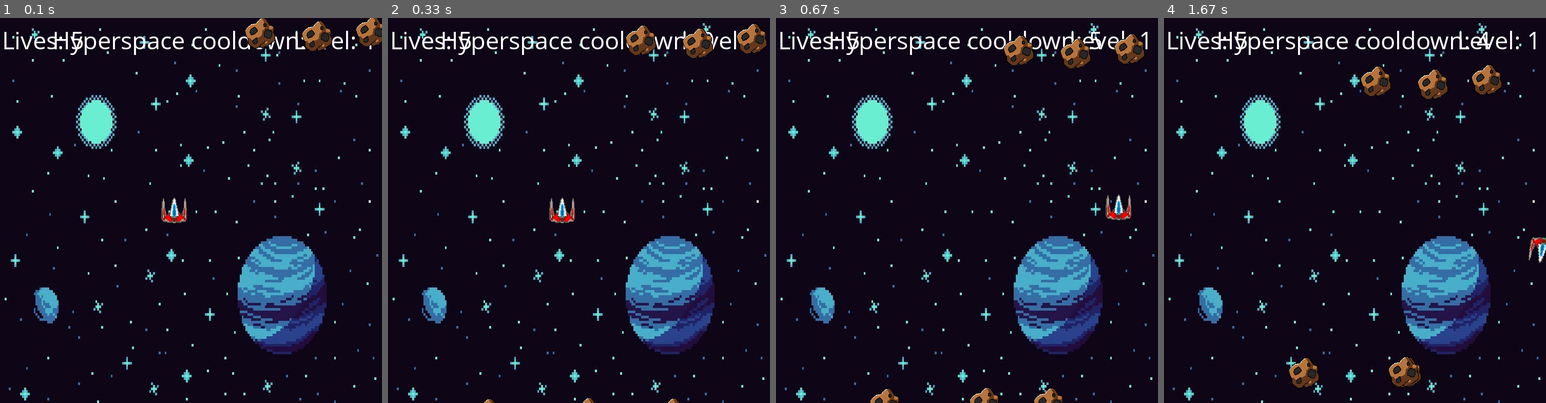
Above: before the commit, frames 1-4 (left to right).
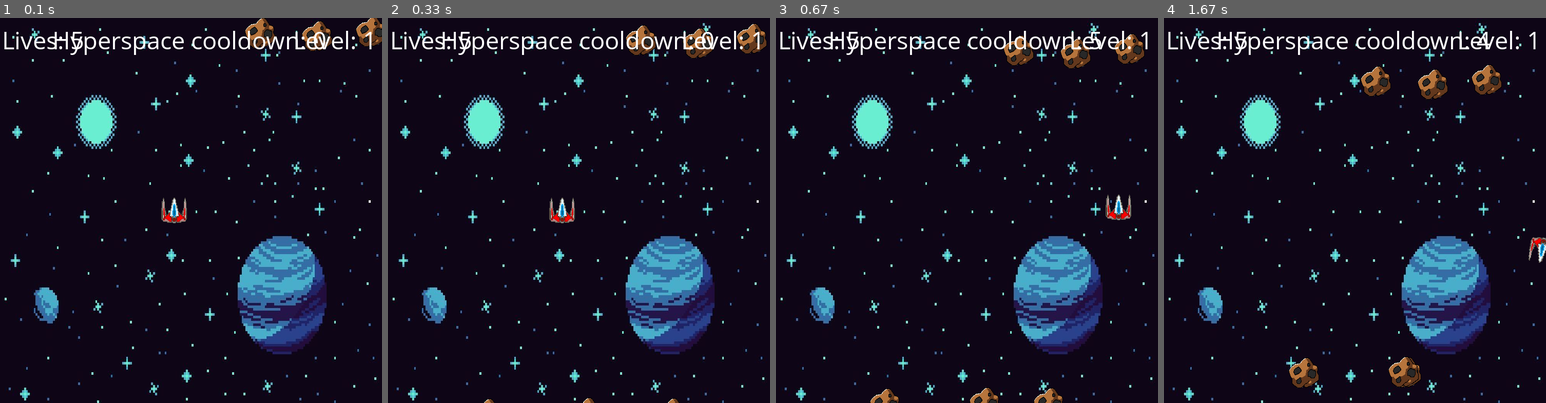
Above: after the commit, the same moments.

Repository: the-bald-lad/Pygame-asteroids
Game: pygame game, started from main.py
Two runs of this game, one before a commit and one after it. Both use one fixed random seed, a clock stepped at 60 frames per second and the inputs below.
Inputs:
- Up to frame 1 (0.1 s): no input
- Up to frame 2 (0.33 s): no input
- Up to frame 3 (0.67 s): tap Space at 0.33 s
- Up to frame 4 (1.67 s): hold D 0.67-1.13 s; tap Space at 0.73, 1.03, 1.23, 1.57 s; hold W 1.17-1.47 s; hold D from 1.5 s (still down)

The runs differ from the first frame. In frame 1, 0.3% of the frame differs, in the area x 64-98%, y 3-9%; in frame 2, 0.3%, in the area x 62-98%, y 3-9%; in frame 3, 0.2%; in frame 4, nothing differs.

Commit message:
added more comments and made it so text is always above every other object

Diff:
--- a/main.py
+++ b/main.py
@@ -158,18 +158,18 @@
         level_label = m_font.render(f"Level: {level}", 1, white)
         hyper_label = m_font.render(f"Hyperspace cooldown: {round(hyper_cooldown/60)}", 1, white)
 
+        player.draw(DIS)
+
+        for i in asts:
+            i.draw(DIS)
+
         DIS.blit(lives_label, (10, 10))
         DIS.blit(level_label, (WIDTH - level_label.get_width() - 10, 10))
         DIS.blit(hyper_label, (WIDTH/2 - hyper_label.get_width()/2, 10))
 
-        player.draw(DIS)
-
-        for i in asts:
-            i.draw(DIS)
-
         p.display.update()
 
-
+    # main loop
     while running:
         clock.tick(FPS)
         hyper_cooldown -= 1
@@ -180,6 +180,7 @@
             if event.type == p.QUIT:
                 running = False
 
+        # This returns a dictionary with all keypresses
         keys = p.key.get_pressed()
         if keys[p.K_a]: # left
             player.turn_left()
@@ -189,17 +190,21 @@
             player.move_forward()
         if keys[p.K_SPACE] and hyper_cooldown <= 0: # hyperspace
             player.hyper_space()
-            player.move_forward()
-            hyper_cooldown = FPS*5
-
+            player.move_forward() # This is needed to make the ship update on the screen
+            hyper_cooldown = FPS*5 # This is for a 5 second cooldown, since FPS is 60
+
+        # move each asteroid
         for i in asts:
             i.move()
 
+        # check player positions
         player.check()
 
+        # checks each asteroid position
         for i in asts:
             i.check()
 
+        # calls the function to redraw the display
         redraw_display()
 
 if __name__ == "__main__":
